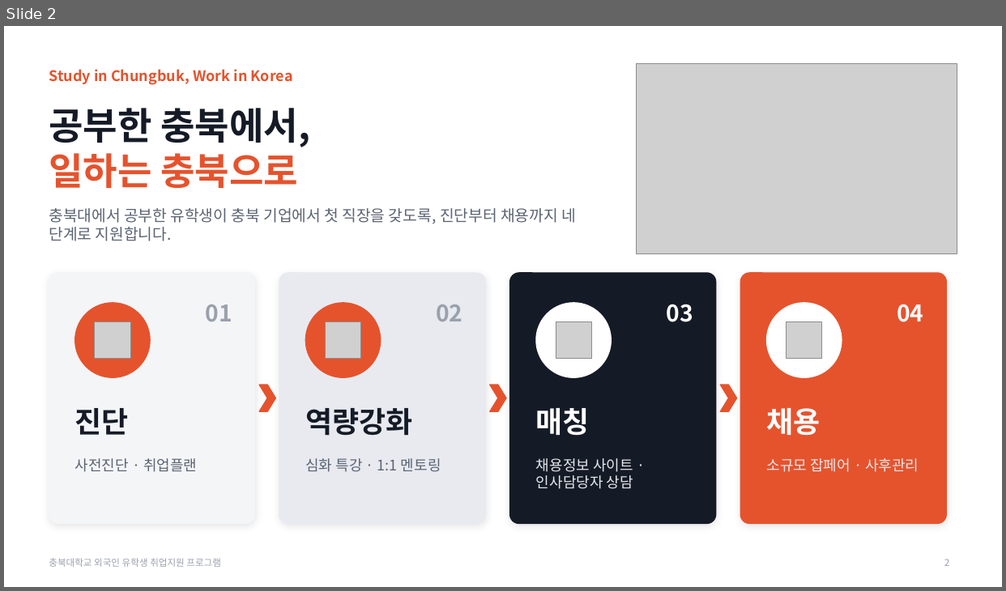
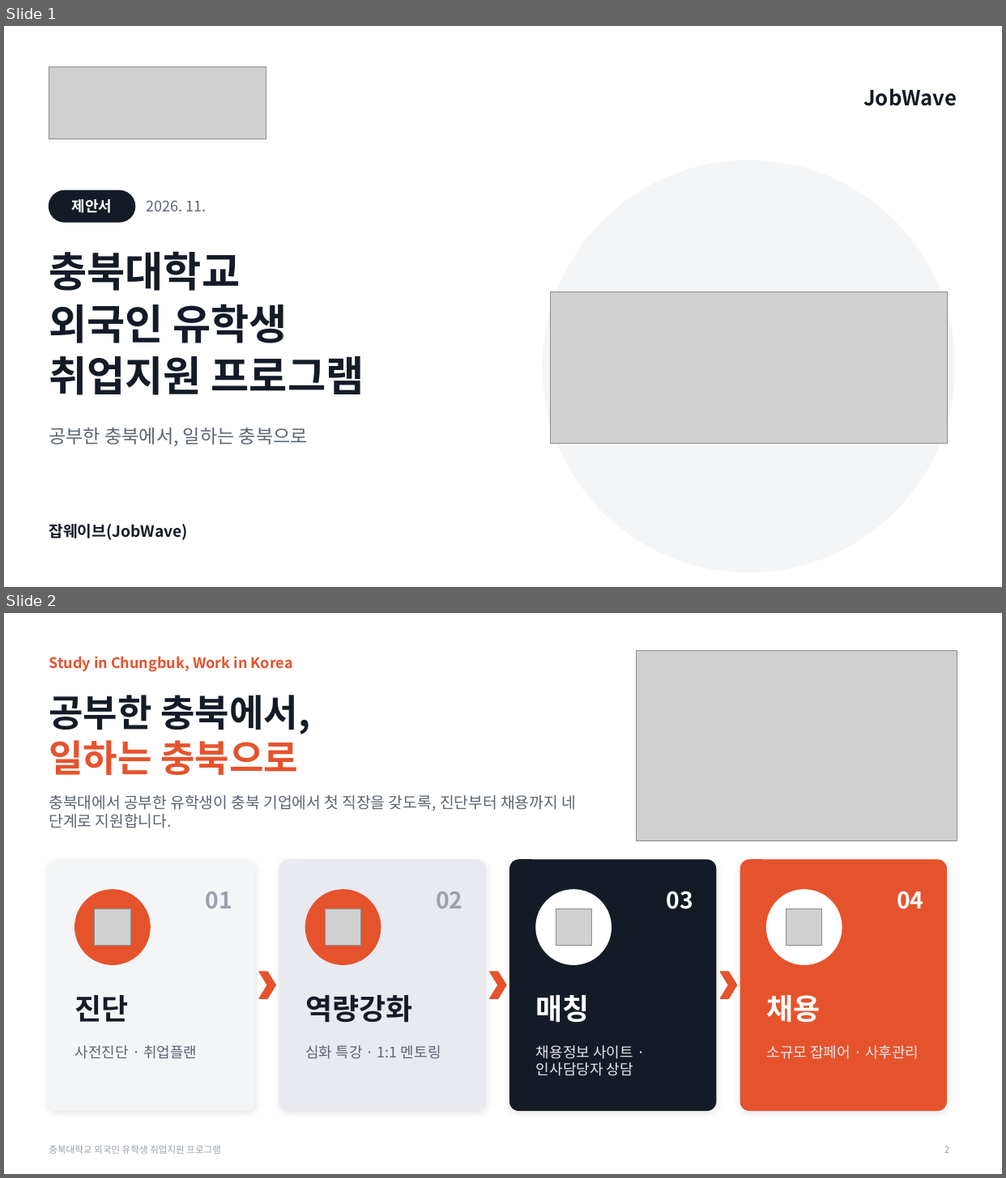
Before and after one commit to job-wave/Codex, a slide deck: output/jobwave-cbnu-proposal/JobWave_proposal_visual.pptx. Shown one above the other, each under a label of ours: slide 2 before the commit, slides 1 and 2 after it. The pictures are 1006x591 and 1006x1178 pixels, drawn with LibreOffice and Linux fonts; fonts in the diff are those of the drawing; grey boxes stand for pictures. Boxes give left, top, right and bottom in pixels: in the first picture for what was removed or moved away, otherwise in the second. Text is boxed around its words. In the diff, an @@ line names an element or a change of style, - is before the commit and + after.

```diff
--- a/output/jobwave-cbnu-proposal/JobWave_proposal_visual.pptx
+++ b/output/jobwave-cbnu-proposal/JobWave_proposal_visual.pptx
@@ slide 1 added at [4,26,1002,587], background #FFFFFF @@
@@ picture added at [49,67,266,139] @@
@@ text added at [863,88,957,106], 20 pt, text #151B26, bold @@
+JobWave
@@ ellipse added at [543,160,955,573], fill #F4F5F7, outline #F4F5F7 1 pt @@
@@ rounded rectangle added at [49,190,135,222], fill #151B26, outline #151B26 1 pt @@
@@ text added at [72,199,113,213], 14 pt, text #FFFFFF, bold @@
+제안서
@@ text added at [147,200,206,211], 14 pt, text #5B6472 @@
+2026. 11.
@@ text added at [49,251,364,395], 40 pt, text #151B26, bold @@
+충북대학교
+외국인 유학생
+취업지원 프로그램
@@ picture added at [551,292,948,444] @@
@@ text added at [49,428,308,446], 18 pt, text #5B6472 @@
+공부한 충북에서, 일하는 충북으로
@@ text added at [49,524,188,540], 15 pt, text #151B26, bold @@
+잡웨이브(JobWave)
```
Also in this commit, not shown: 1 slide removed, 4 other files.
